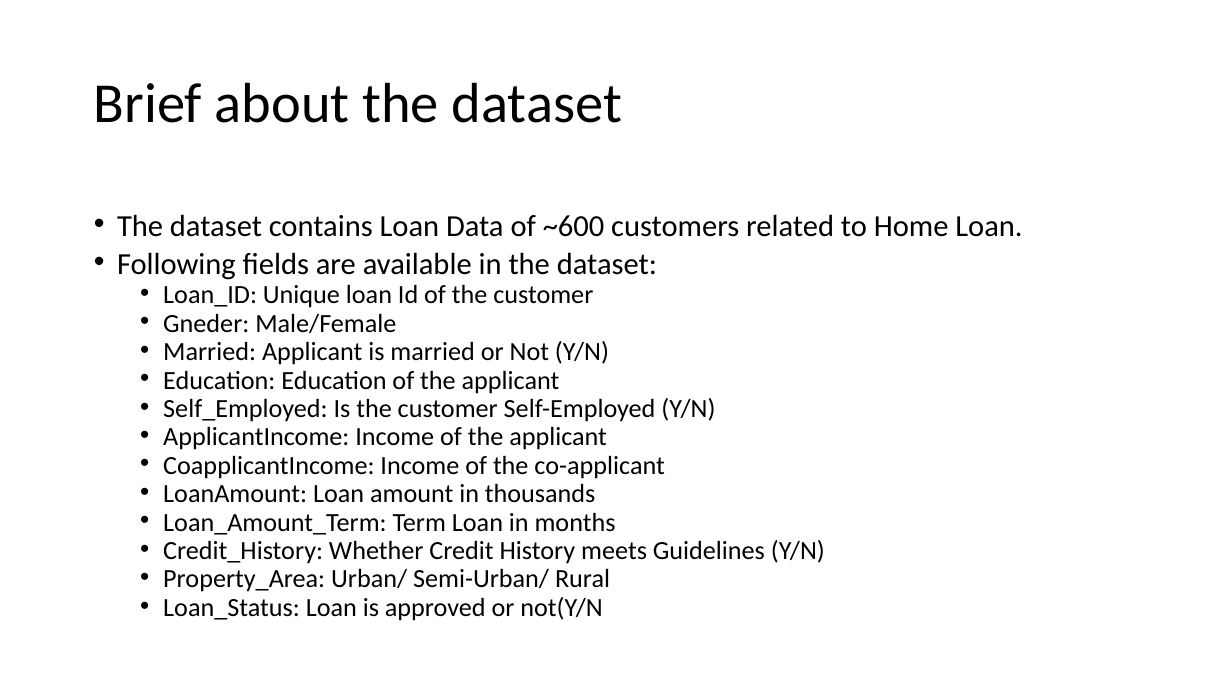
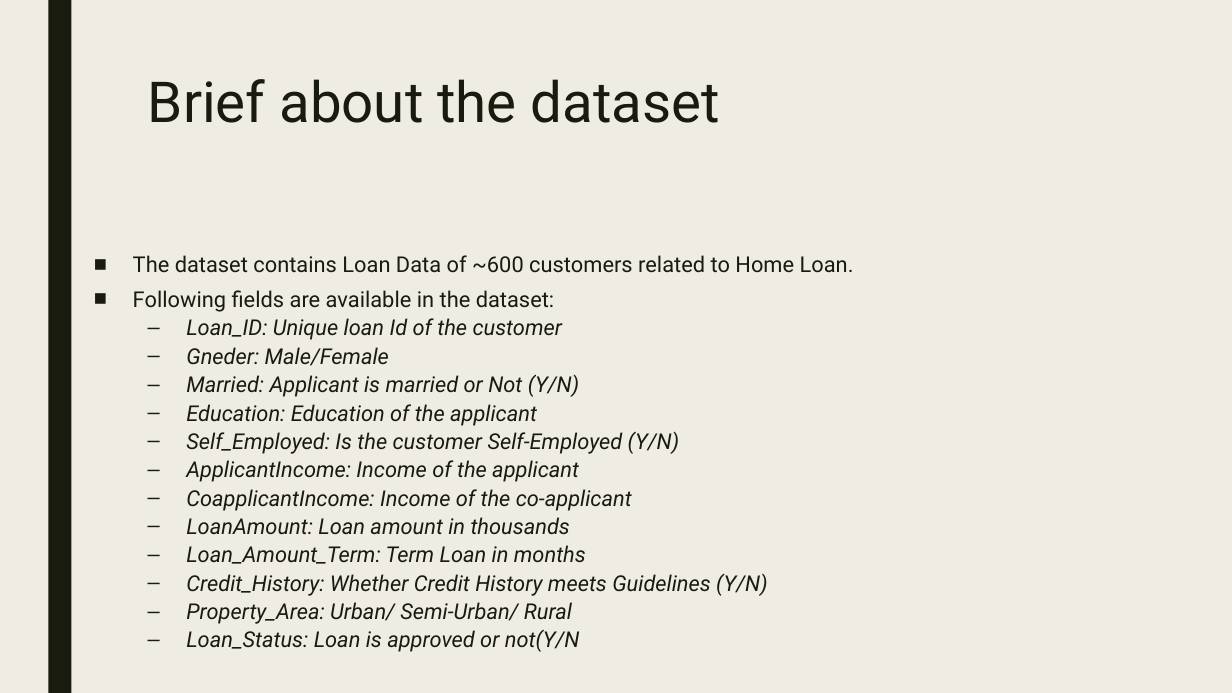
Before and after one commit to krisgop2010/Analytics, a slide deck: slide 5 of HomeLoanAnalytics/HomeLoanAnalytics.pptx. Drawn at 1232x693 pixels with LibreOffice and Linux fonts; fonts in the diff are those of the drawing. Boxes give left, top, right and bottom in pixels: in the first picture for what was removed or moved away, otherwise in the second. Text is boxed around its words. In the diff, an @@ line names an element or a change of style, - is before the commit and + after.

```diff
--- a/HomeLoanAnalytics/HomeLoanAnalytics.pptx
+++ b/HomeLoanAnalytics/HomeLoanAnalytics.pptx
@@ background #FFFFFF to #EFEDE3 @@
@@ rectangle added at (48,0,71,693), fill #191B0E @@
@@ title "Brief about the dataset": place and size @@
-title "Brief about the dataset" at (94,82,622,123)
+title "Brief about the dataset" at (148,79,720,123)
@@ title "Brief about the dataset" at (148,79,720,123): font Calibri to Roboto, text colour #000000 to #191B0E; line spacing 0.9 to 0.89; vertical alignment middle to top @@
@@ text "The dataset contains Loan Data ..." at (133,255,854,652): size 23.8 to 17 pt in "The dataset contains Loan Data of ~600 ...", "Following fields are available in the dataset:"; font Calibri to Roboto, text colour #000000 to #191B0E; size 20.4 to 17 pt, italic on in "Loan_ID: Unique loan Id of the customer", "Gneder: Male/Female", "Married: Applicant is married or Not (Y/N)", "Education: Education of the applicant" and 8 more places; bullet • to ■; line spacing 0.7 to 0.74; more space between paragraphs; bullet • to – @@
```
Also in this commit, not shown: 20 other slides changed, 2 slides added, 1 slide removed, 2 other files.
